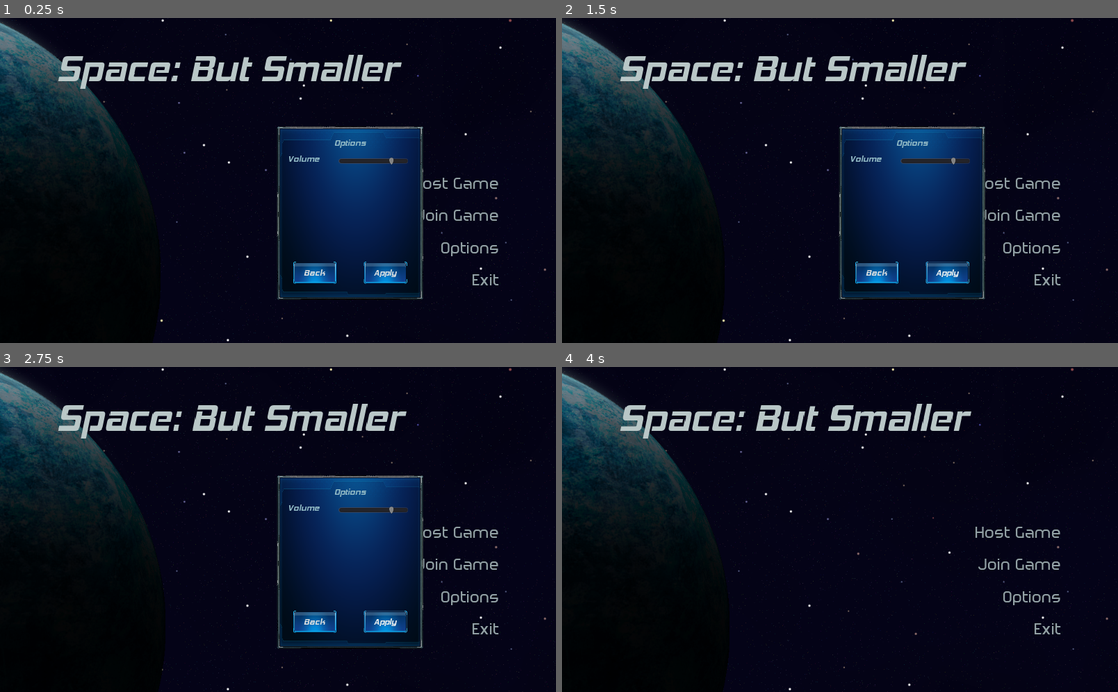
Above: before the commit, frames 1-4 (two rows, left to right).
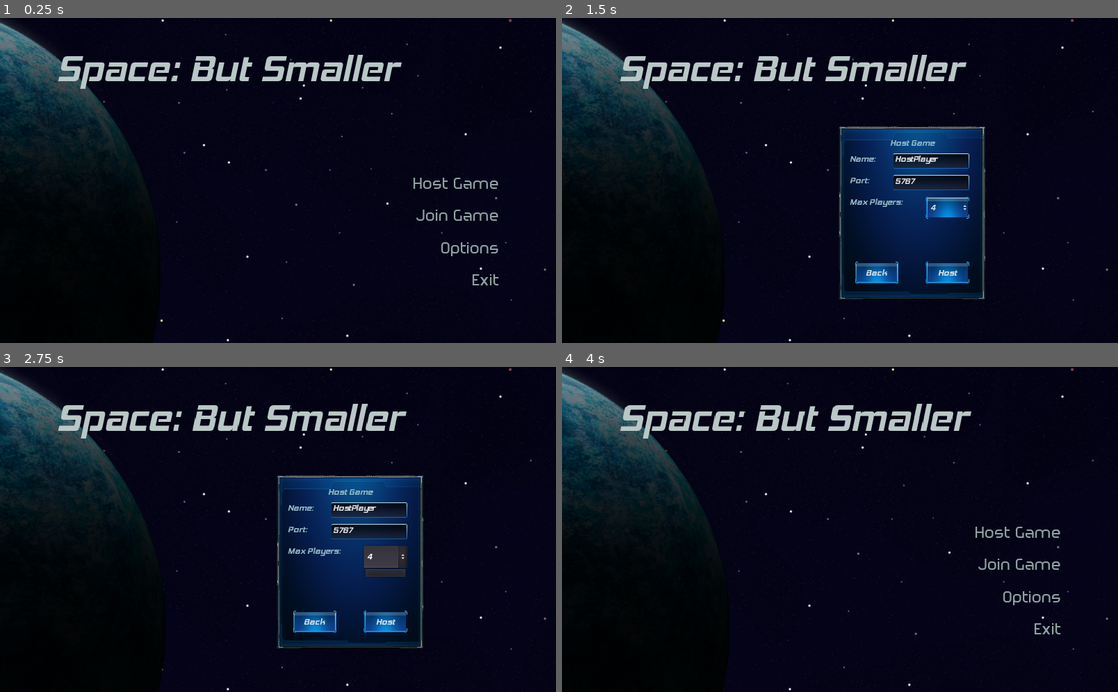
Above: after the commit, the same moments.

Repository: Bradels/minijam2022
Game: Godot game, scene res://Main.tscn
The game is run twice, just before and just after one commit, with the same random seed, the same clock (stepped at 60 frames per second) and the same inputs.
Inputs (mouse positions are in pixels of both pictures, inside the frame that each line leads up to):
- Up to frame 1 (0.25 s): no input
- Up to frame 2 (1.5 s): click (945, 271) at 0.5 s, where only the run before the commit has a clickable "Apply"; click "Host Game" at 1.25 s
- Up to frame 3 (2.75 s): click (383, 555) at 2 s, where only the run after the commit has a clickable "4"
- Up to frame 4 (4 s): click "Host Game" (after the commit: "Host") at 2.75 s; click "Back" at 3.5 s

The runs differ from the first frame. In frame 1, 12% of the frame differs, in the area x 49-77%, y 33-87%; in frame 2, 2.5%; in frame 3, 2.8%; in frame 4, nothing differs.
Error before the commit: Invalid get index 'v' (on base: 'Dictionary'). (res://Components/Menus/Menu.gd:13)

Commit message:
Fixed empty dict check

Diff:
--- a/Components/Menus/Menu.gd
+++ b/Components/Menus/Menu.gd
@@ -9,7 +9,7 @@
 
 func _ready():
 	var options_save = SaveManager.load_options()
-	if options_save != {}:
+	if !options_save.empty():
 		$OptionsMenu/Panel/MasterVolume.value = options_save["v"]
 
 	Server.connect("player_connected", self, "_on_player_connected")
